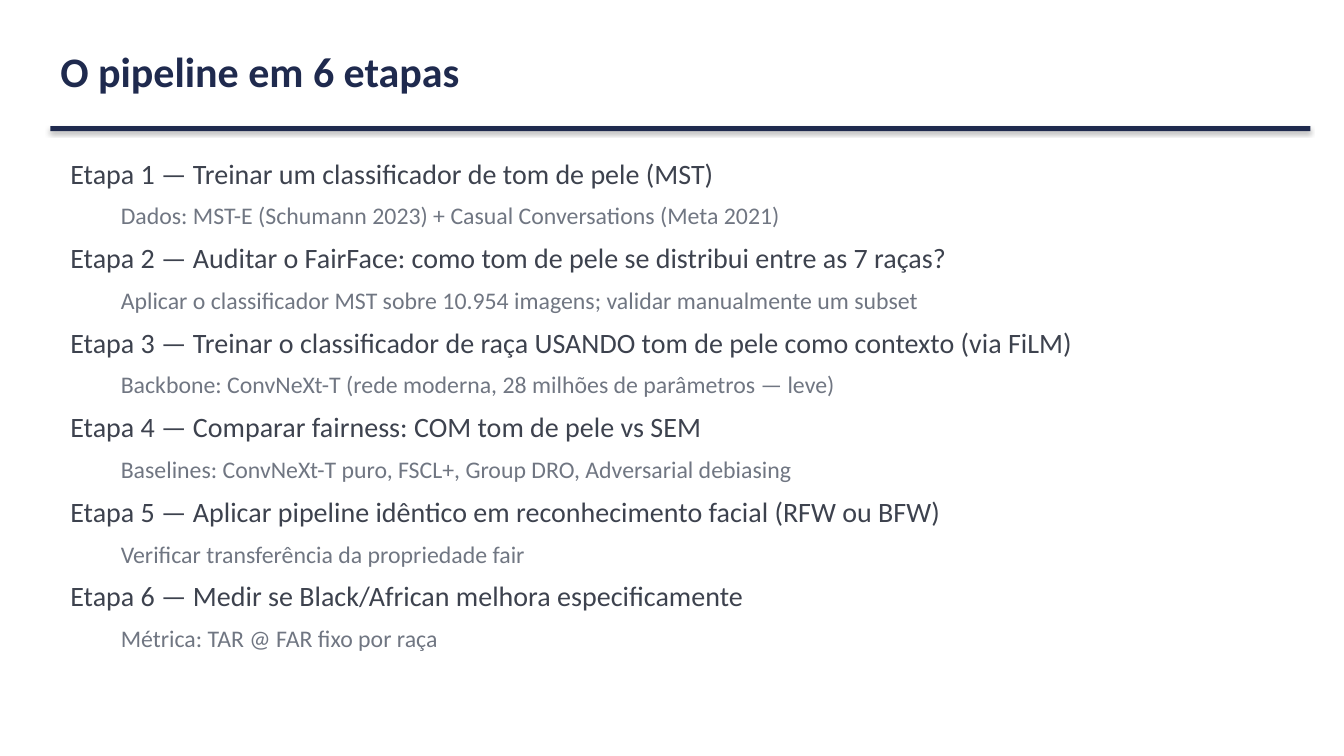
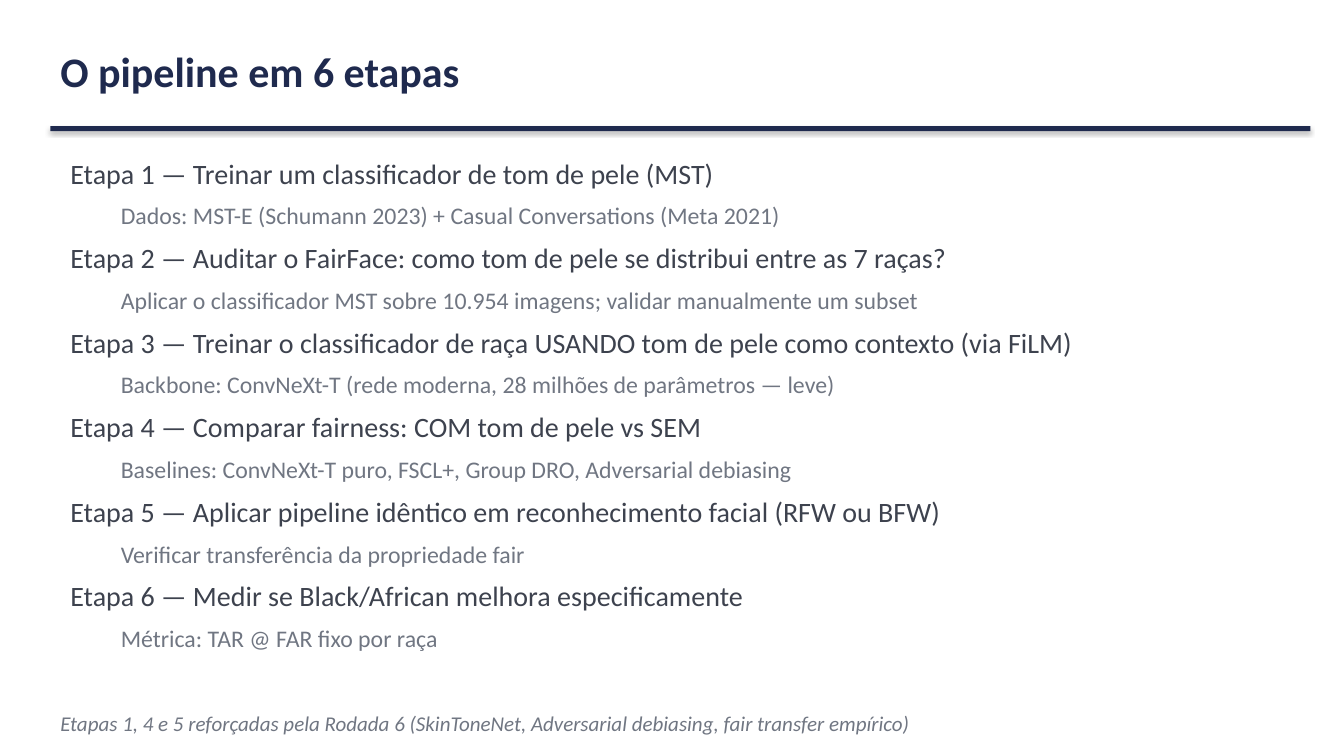
Before and after one commit to marcellozzetti/Facial-Recognition-Models-Mitigating-Bias, a slide deck: slide 18 of docs/ativo/material_reuniao_orientador_v3.2.1.pptx (slide 19 before the commit). Drawn at 1344x756 pixels with LibreOffice and Linux fonts; fonts in the diff are those of the drawing. Boxes give left, top, right and bottom in pixels: in the first picture for what was removed or moved away, otherwise in the second. Text is boxed around its words. In the diff, an @@ line names an element or a change of style, - is before the commit and + after.

```diff
--- a/docs/ativo/material_reuniao_orientador_v3.2.1.pptx
+++ b/docs/ativo/material_reuniao_orientador_v3.2.1.pptx
@@ text added at box(60, 716, 909, 735), 15 pt, text #707682, italic @@
+Etapas 1, 4 e 5 reforçadas pela Rodada 6 (SkinToneNet, Adversarial debiasing, fair transfer empírico)
```
Also in this commit, not shown: 5 other slides changed, 1 slide removed, 1 other file.
